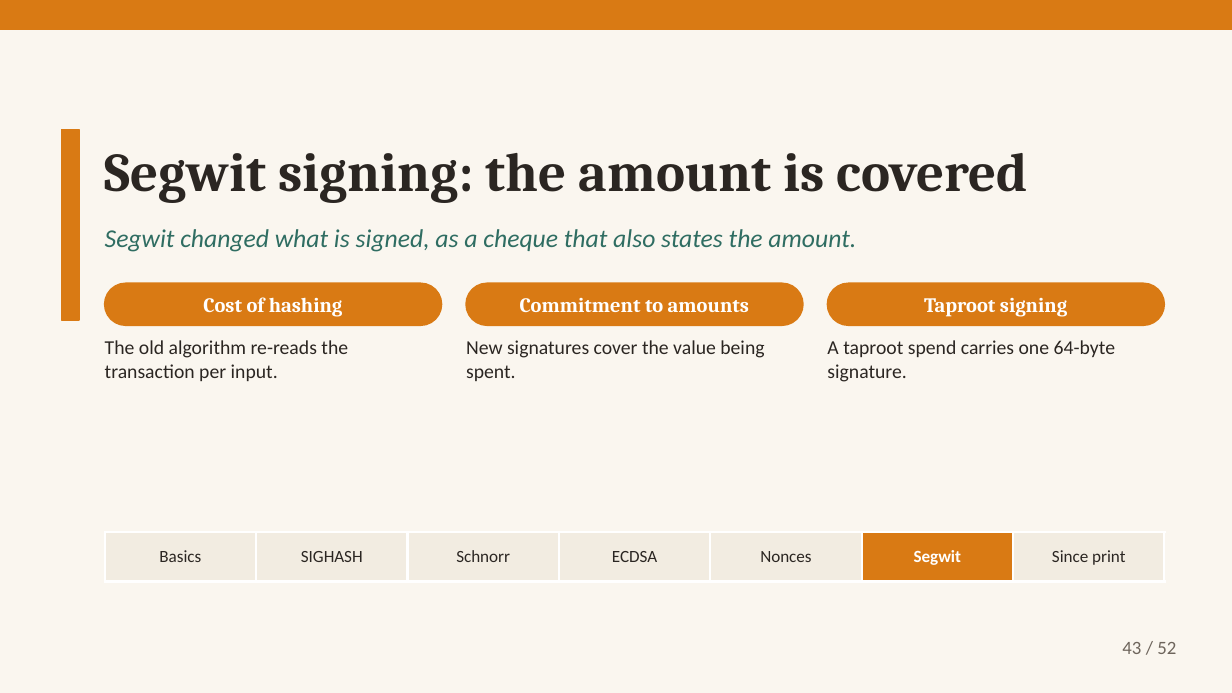
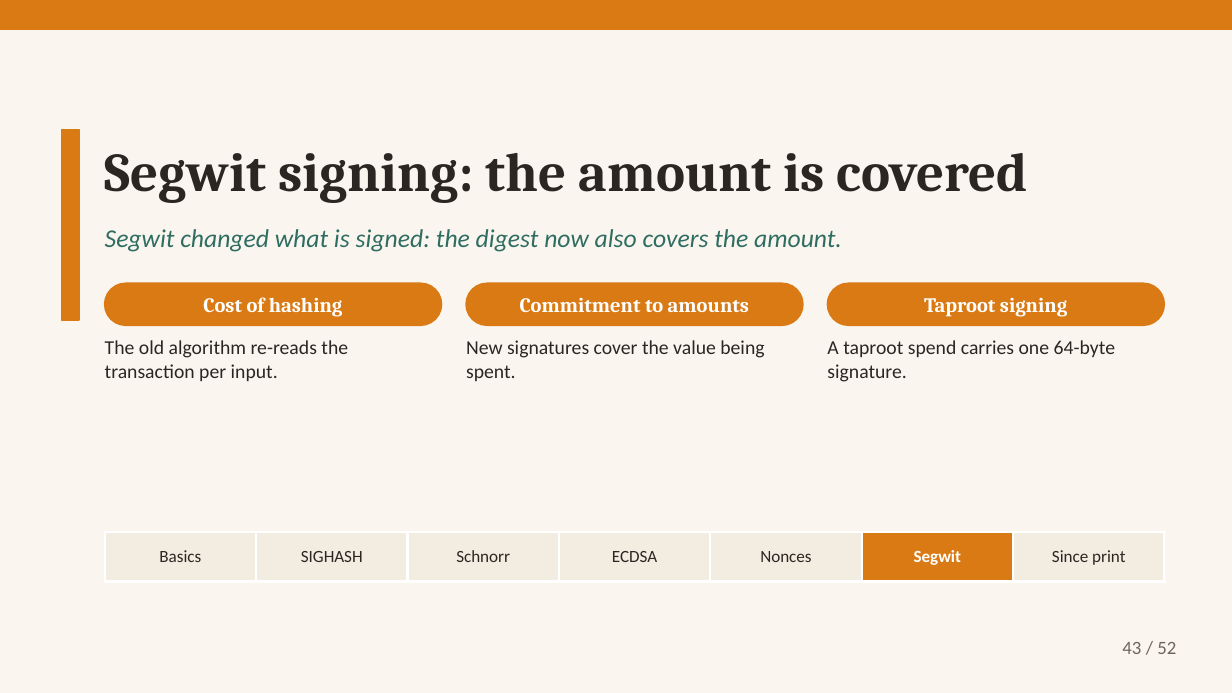
Before and after one commit to altunelyusuf/SEN0401, a slide deck: slide 43 of 03-materials/ch08/SEN0401_Ch08_DigitalSignatures_3e_v2_4_0.pptx. Drawn at 1232x693 pixels with LibreOffice and Linux fonts; fonts in the diff are those of the drawing. Boxes give left, top, right and bottom in pixels: in the first picture for what was removed or moved away, otherwise in the second. Text is boxed around its words. In the diff, an @@ line names an element or a change of style, - is before the commit and + after.

```diff
--- a/03-materials/ch08/SEN0401_Ch08_DigitalSignatures_3e_v2_4_0.pptx
+++ b/03-materials/ch08/SEN0401_Ch08_DigitalSignatures_3e_v2_4_0.pptx
@@ text at (105, 229, 842, 252): text changed @@
-Segwit changed what is signed, as a cheque that also states the amount.
+Segwit changed what is signed: the digest now also covers the amount.
```
Also in this commit, not shown: 6 other slides changed, 3 other files.
